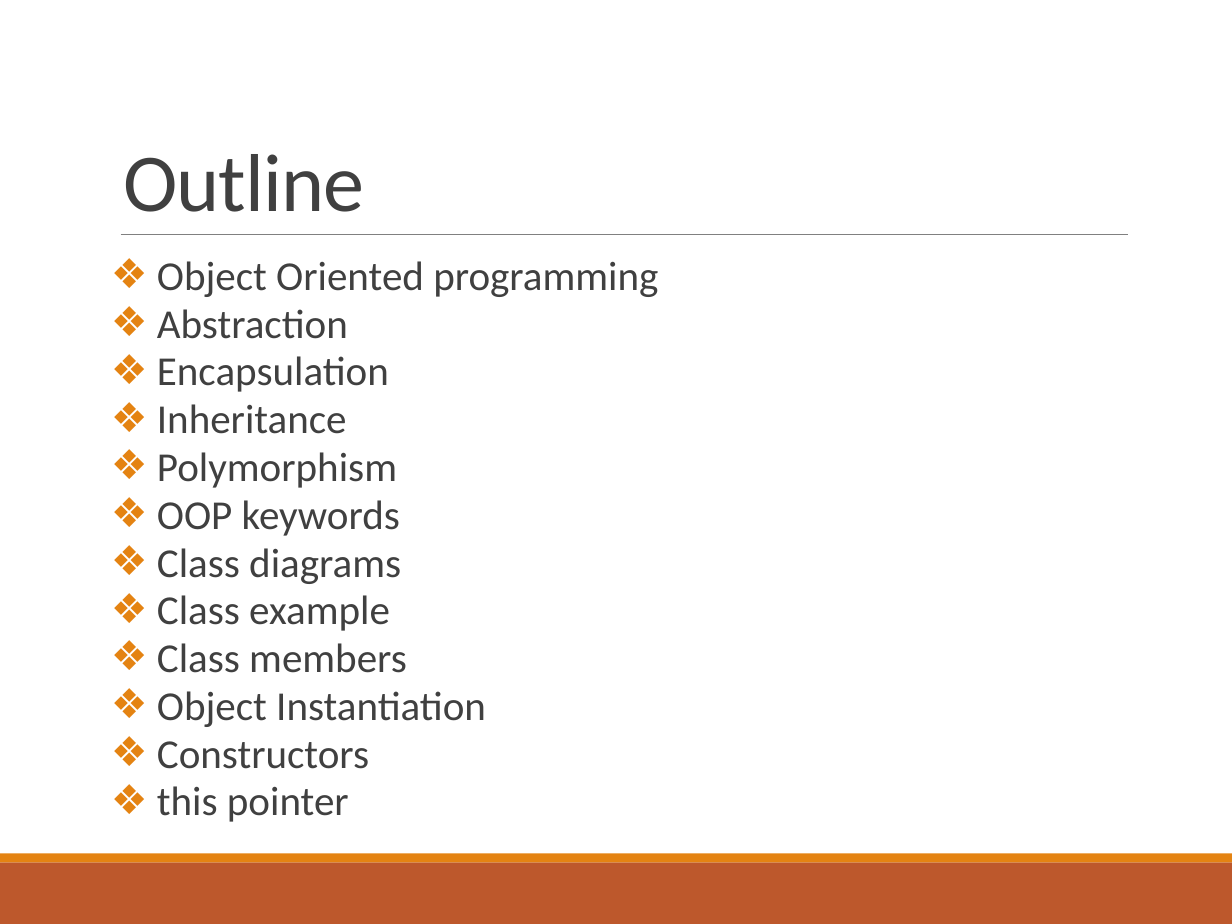
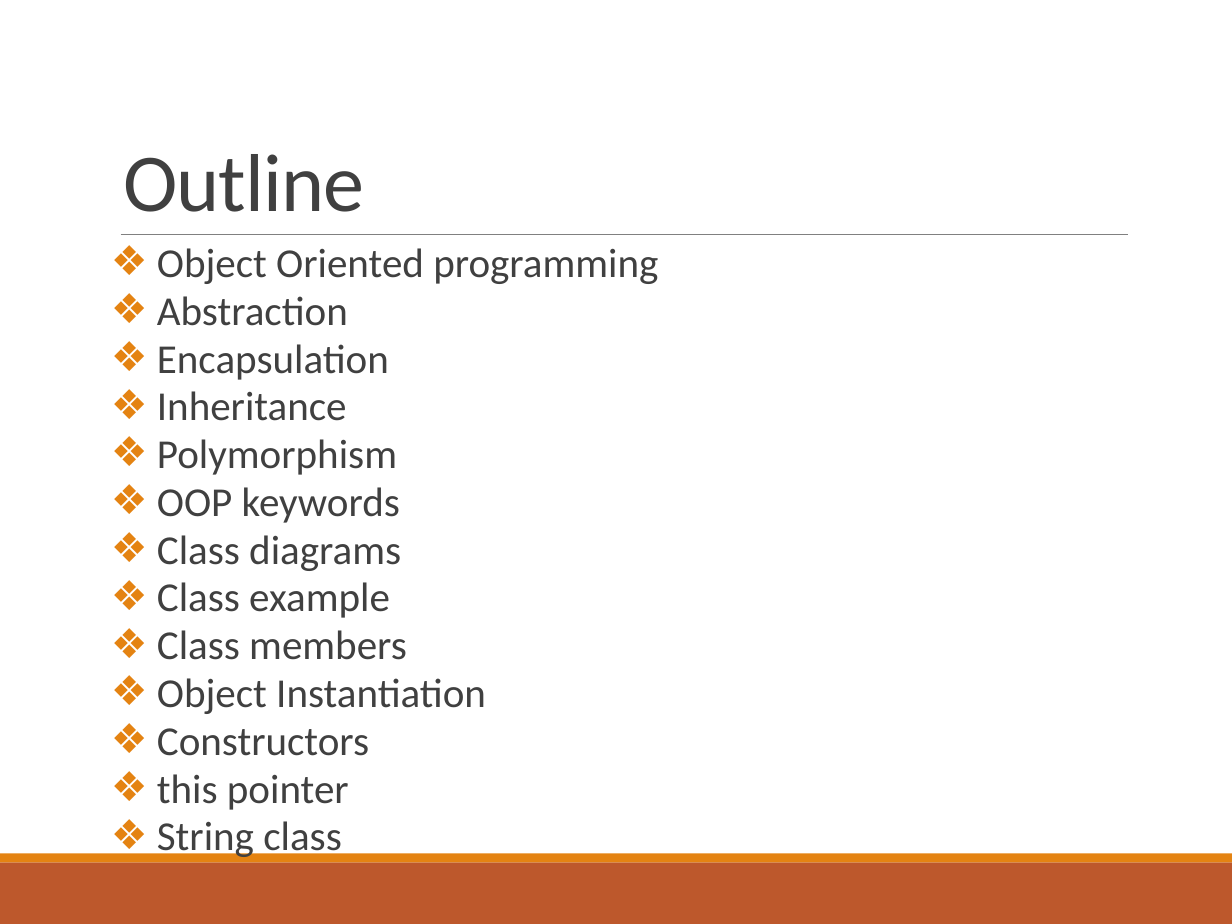
Before and after one commit to deeperj/dillinger, a slide deck: slide 2 of thesis/ukapp2/wqu_isc/sofware_design/Lesson 3 - Java.pptx. Drawn at 1232x924 pixels with LibreOffice and Linux fonts; fonts in the diff are those of the drawing. Boxes give left, top, right and bottom in pixels: in the first picture for what was removed or moved away, otherwise in the second. Text is boxed around its words. In the diff, an @@ line names an element or a change of style, - is before the commit and + after.

```diff
--- a/thesis/ukapp2/wqu_isc/sofware_design/Lesson 3 - Java.pptx
+++ b/thesis/ukapp2/wqu_isc/sofware_design/Lesson 3 - Java.pptx
@@ text "Object Oriented programming": place and size @@
-text "Object Oriented programming" at (157, 261, 658, 822)
+text "Object Oriented programming" at (157, 248, 658, 861)
@@ text at (157, 821, 342, 861): paragraph added @@
+❖ String class
```
Also in this commit, not shown: 2 other files.
